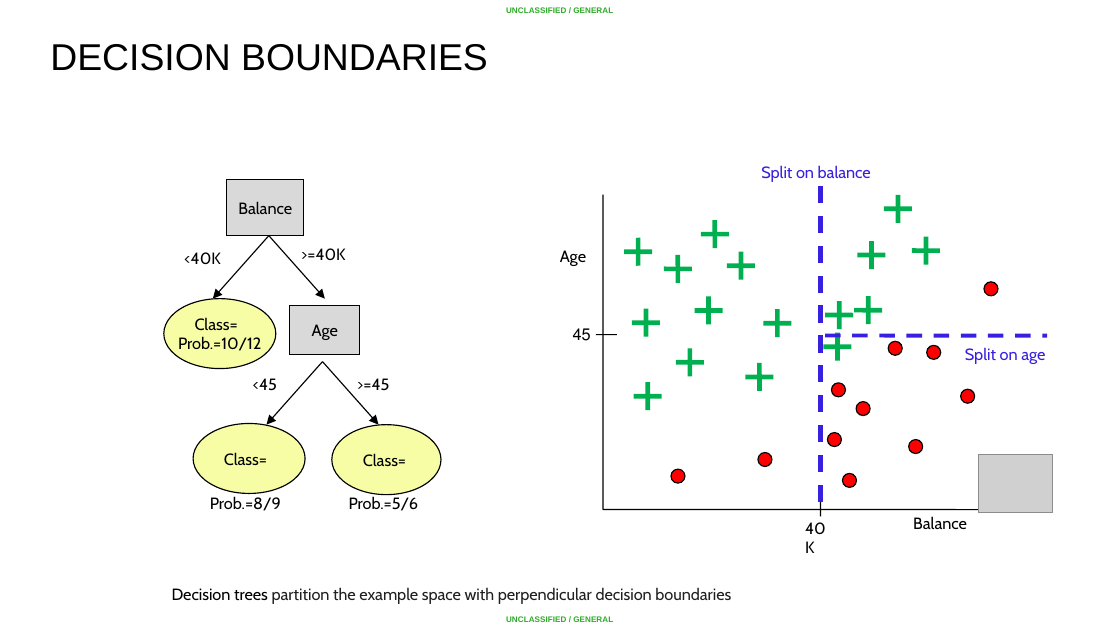
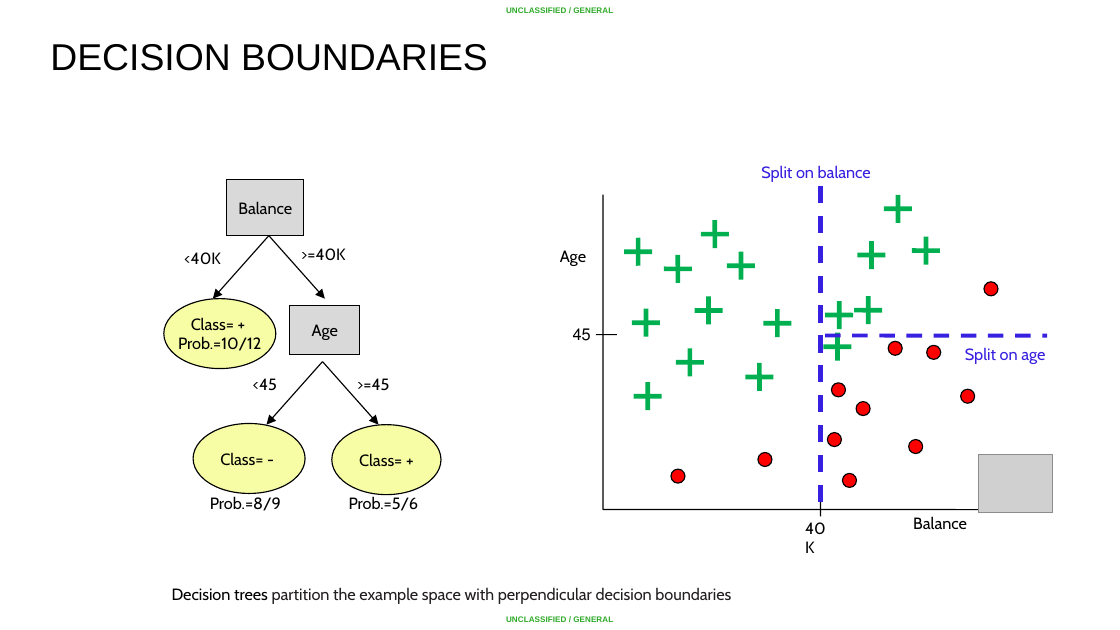
Before and after one commit to AFC-AI2C/summer-course, a slide deck: slide 13 of Python/Lesson 99 - NLP/Lesson 99 - Natural Language Processing.pptx. Drawn at 1120x630 pixels with LibreOffice and Linux fonts; fonts in the diff are those of the drawing; grey boxes stand for pictures; background and template pictures are left out. Boxes give left, top, right and bottom in pixels: in the first picture for what was removed or moved away, otherwise in the second. Text is boxed around its words. In the diff, an @@ line names an element or a change of style, - is before the commit and + after.

Commit message:
minor typo fix

```diff
--- a/Python/Lesson 99 - NLP/Lesson 99 - Natural Language Processing.pptx
+++ b/Python/Lesson 99 - NLP/Lesson 99 - Natural Language Processing.pptx
@@ text in ellipse at box(191, 317, 234, 331): text changed @@
-Class=
+Class= +
@@ text in ellipse at box(220, 452, 263, 466): text changed @@
-Class=
+Class= -
@@ text in ellipse at box(359, 453, 402, 467): text changed @@
-Class=
+Class= +
```
Also in this commit, not shown: 1 other slide changed.
